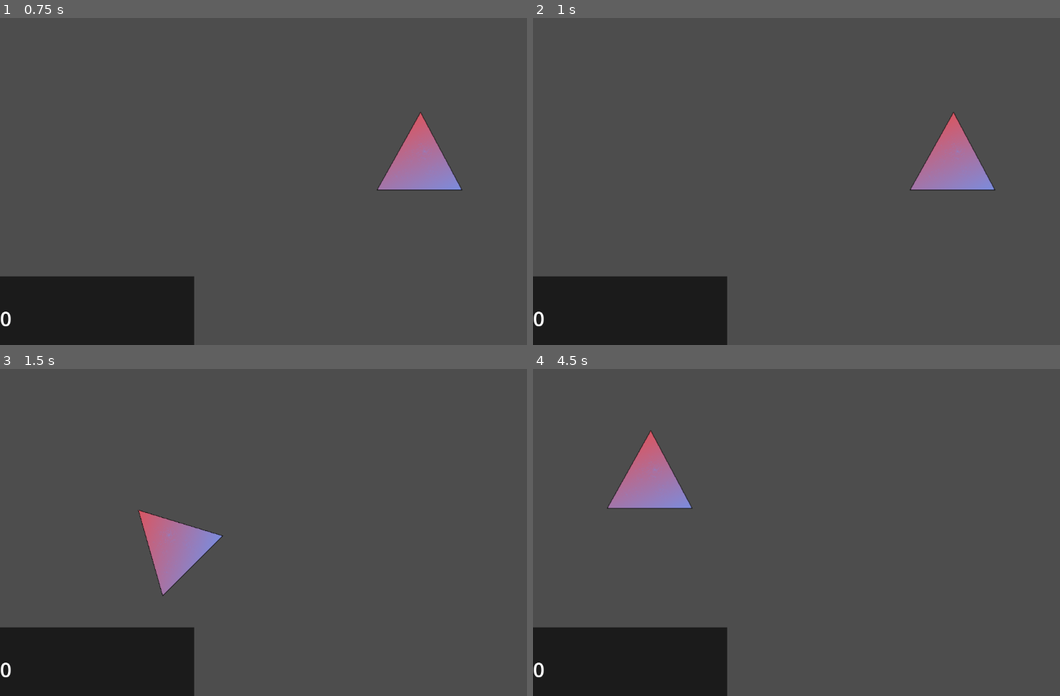
Above: before the commit, frames 1-4 (two rows, left to right).
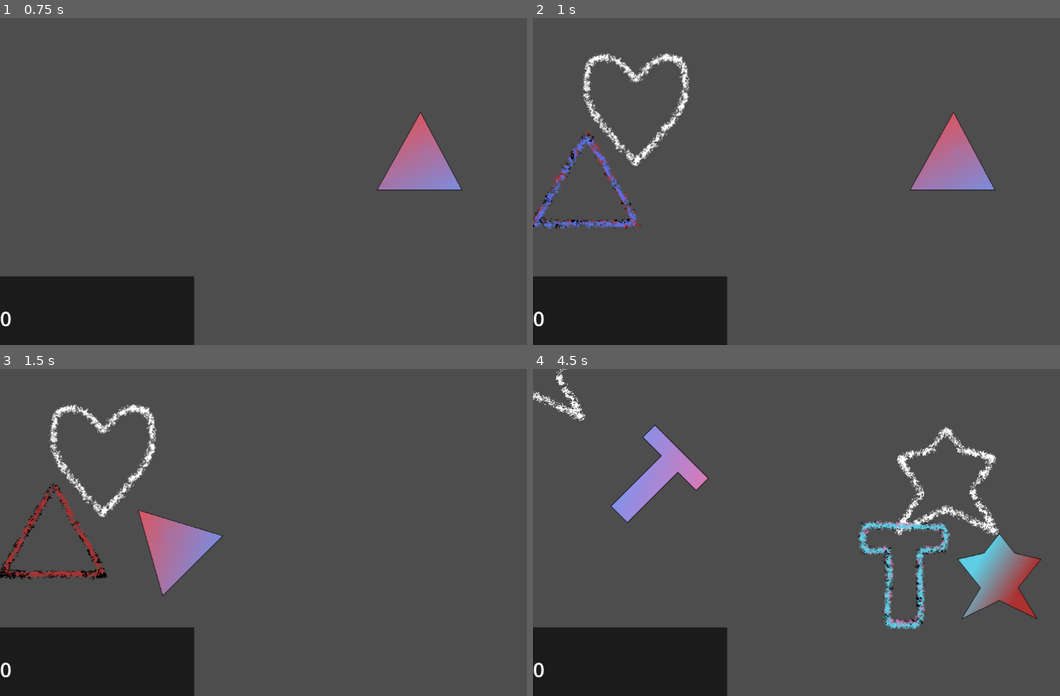
Above: after the commit, the same moments.

Repository: SucellosMusic/first-rhythm-game
Game: Godot game, scene res://Scenes/Levels/level_1.tscn
Same seed, same stepped clock (60 frames per second), same inputs: the game is played once before the commit and once after it. This scene is started directly instead of the project's main scene.
Inputs (mouse positions are in pixels of both pictures, inside the frame that each line leads up to):
- Up to frame 1 (0.75 s): tap Enter at 0.5 s; move the mouse to (421, 165) at 0.52 s; tap S (Input Shape) at 0.6 s
- Up to frame 2 (1 s): no input
- Up to frame 3 (1.5 s): move the mouse to (173, 548) at 1.27 s; click (173, 548) at 1.35 s
- Up to frame 4 (4.5 s): move the mouse to (880, 460) at 2.02 s; right-click (880, 460) at 2.1 s; move the mouse to (796, 597) at 2.77 s; tap S (Input Shape) at 2.85 s; move the mouse to (996, 581) at 3.52 s; click (996, 581) at 3.6 s; move the mouse to (648, 483) at 4.27 s; right-click (648, 483) at 4.35 s

Frame 1 is identical in both runs. In frame 2, 2.4% of the frame differs, in the area x 0-30%, y 10-65%; in frame 3, 2.3%; in frame 4, 7.7%, in the area x 0-97%, y 0-80%.
Error before the commit: Unable to iterate on object of type 'Object'. (res://Scenes/Levels/Levels.gd:66)
Error after the commit: Invalid access of index '6' on a base object of type: 'Array[int]'. (res://Scenes/Sequences/sequence_manager.gd:59)

Commit message:
Alt Sequences again
setting up alt sequence branches

Diff:
--- a/Scenes/Levels/Levels.gd
+++ b/Scenes/Levels/Levels.gd
@@ -9,7 +9,7 @@
 #shapes
 @onready var shapes = $"Assigned Shapes".get_children()
 @onready var hints = $Hints.get_children()
-@onready var altHints = $"Alt Hints"
+@onready var altHints = $"Alt Hints".get_children()
 @onready var receivers = $Receivers.get_children()
 @onready var altReceivers = $"Alt Receivers".get_children()
 
@@ -44,6 +44,7 @@
 var prevHint;
 var prevShape;
 var prevAltRec;
+var prevAltHint;
 
 func _ready() -> void:
 	Input.set_mouse_mode(Input.MOUSE_MODE_HIDDEN)
@@ -92,19 +93,28 @@
 	if prevAltRec != null:
 		prevAltRec.position = altReceiverStorage
 
-
-	receivers[sequencer.recShape].position = sequencer.recPos
-	hints[sequencer.hintShape].position = sequencer.hintPos
-	receivers[sequencer.recShape].rotation_degrees = sequencer.recOrient
-	hints[sequencer.hintShape].rotation_degrees = sequencer.hintOrient
-	prevRec = receivers[sequencer.recShape]
-	prevHint = hints[sequencer.hintShape]
-	prevShape = shapes[sequencer.recShape]
-
 	if sequencer.currSequenceValues == sequencer.get_current_sequence_size() - 1:
-		prevAltRec = altReceivers[sequencer.recShape]
+		receivers[sequencer.recShape].position = sequencer.recPos
+		receivers[sequencer.recShape].rotation_degrees = sequencer.recOrient
 		altReceivers[sequencer.recShape].position = abs(sequencer.recPos- sequencer.hintPos)
 		altReceivers[sequencer.recShape].rotation_degrees = sequencer.recOrient - 45
+		hints[sequencer.hintOptionAShape].position = sequencer.hintOptionAPos
+		hints[sequencer.hintOptionAShape].rotation_degrees = sequencer.hintOptionAOrient
+		altHints[sequencer.hintOptionBShape].position = sequencer.hintOptionBPos
+		altHints[sequencer.hintOptionBShape].rotation_degrees = sequencer.hintOptionBOrient
+		prevRec = receivers[sequencer.recShape]
+		prevAltRec = altReceivers[sequencer.recShape]
+		prevHint = hints[sequencer.hintOptionAShape]
+		prevAltHint = hints[sequencer.hintOptionBShape]
+
+	else:
+		receivers[sequencer.recShape].position = sequencer.recPos
+		hints[sequencer.hintShape].position = sequencer.hintPos
+		receivers[sequencer.recShape].rotation_degrees = sequencer.recOrient
+		hints[sequencer.hintShape].rotation_degrees = sequencer.hintOrient
+		prevRec = receivers[sequencer.recShape]
+		prevHint = hints[sequencer.hintShape]
+		prevShape = shapes[sequencer.recShape]
 
 func _process(delta: float) -> void:
 	shapes[sequencer.recShape].position = get_global_mouse_position()
--- a/Scenes/Levels/level_1.tscn
+++ b/Scenes/Levels/level_1.tscn
@@ -43,35 +43,35 @@
 
 [node name="SequenceA" parent="Sequencer" instance=ExtResource("7_i1218")]
 receiverPattern = Array[int]([0, 1, 2, 3, 4, 5, 6])
-hintPattern = Array[int]([1, 2, 3, 4, 5, 6, 1])
+hintPattern = Array[int]([1, 2, 3, 4, 5, 6])
 receiverOrientation = Array[int]([0, 0, 0, 0, 0, 0, 0])
 hintOrientation = Array[int]([0, 0, 0, 0, 0, 0, 0])
 nextBeat = Array[float]([1.0, 1.0, 1.0, 1.0, 1.0, 1.0, 1.0])
 
 [node name="SequenceB" parent="Sequencer" instance=ExtResource("9_tq3wd")]
 receiverPattern = Array[int]([1, 3, 5, 2, 4, 6, 0])
-hintPattern = Array[int]([3, 5, 2, 4, 6, 0, 5])
+hintPattern = Array[int]([3, 5, 2, 4, 6, 0])
 receiverOrientation = Array[int]([0, 0, 0, 0, 0, 0, 0])
 hintOrientation = Array[int]([0, 0, 0, 0, 0, 0, 0])
 nextBeat = Array[float]([1.0, 1.0, 1.0, 1.0, 1.0, 1.0, 1.0])
 
 [node name="SequenceC" parent="Sequencer" instance=ExtResource("10_1c17x")]
 receiverPattern = Array[int]([5, 6, 4, 3, 2, 1, 0])
-hintPattern = Array[int]([5, 4, 3, 2, 1, 0, 3])
+hintPattern = Array[int]([5, 4, 3, 2, 1, 0])
 receiverOrientation = Array[int]([0, 0, 0, 0, 0, 0, 0])
 hintOrientation = Array[int]([0, 0, 0, 0, 0, 0, 0])
 nextBeat = Array[float]([1.0, 1.0, 1.0, 1.0, 1.0, 1.0, 1.0])
 
 [node name="SequenceD" parent="Sequencer" instance=ExtResource("11_lhrob")]
 receiverPattern = Array[int]([3, 4, 2, 5, 1, 0, 5])
-hintPattern = Array[int]([4, 2, 5, 1, 0, 5, 6])
+hintPattern = Array[int]([4, 2, 5, 1, 0, 5])
 receiverOrientation = Array[int]([0, 0, 0, 0, 0, 0, 0])
 hintOrientation = Array[int]([0, 0, 0, 0, 0, 0, 0])
 nextBeat = Array[float]([1.0, 1.0, 1.0, 1.0, 1.0, 1.0, 1.0])
 
 [node name="SequenceE" parent="Sequencer" instance=ExtResource("12_61go8")]
 receiverPattern = Array[int]([6, 1, 5, 2, 4, 0, 3])
-hintPattern = Array[int]([1, 5, 2, 4, 6, 3, 0])
+hintPattern = Array[int]([1, 5, 2, 4, 6, 3])
 receiverOrientation = Array[int]([0, 0, 0, 0, 0, 0, 0])
 hintOrientation = Array[int]([0, 0, 0, 0, 0, 0, 0])
 nextBeat = Array[float]([1.0, 1.0, 1.0, 1.0, 1.0, 1.0, 1.0])
--- a/Scenes/Sequences/sequence_manager.gd
+++ b/Scenes/Sequences/sequence_manager.gd
@@ -17,7 +17,12 @@
 var nextBeat : float;
 var recPos : Vector2;
 var hintPos : Vector2;
-
+var hintOptionAShape : int;
+var hintOptionAOrient : int;
+var hintOptionAPos : Vector2;
+var hintOptionBShape : int;
+var hintOptionBOrient : int;
+var hintOptionBPos : Vector2;
 
 
 func _ready() -> void:
@@ -39,14 +44,20 @@
 	assign_values()
 
 func get_current_sequence_size() -> int:
-	return sequences[currSequence].receiverPattern.size()
+	return sequences[currSequence].hintPattern.size()
 
 func assign_values() -> void:
 	recShape = sequences[currSequence].receiverPattern[currSequenceValues]
-	hintShape = sequences[currSequence].hintPattern[currSequenceValues]
 	recOrient = sequences[currSequence].receiverOrientation[currSequenceValues]
-	hintOrient = sequences[currSequence].hintOrientation[currSequenceValues]
 	nextBeat = sequences[currSequence].nextBeat[currSequenceValues]
+	if currSequenceValues == sequences[currSequence].hintPattern.size() - 1:
+		hintOptionAShape = sequences[get_option_A_hint()].receiverPattern[0]
+		hintOptionAOrient = sequences[get_option_A_hint()].receiverOrientation[0]
+		hintOptionBShape = sequences[get_option_B_hint()].receiverPattern[0]
+		hintOptionBOrient = sequences[get_option_B_hint()].receiverOrientation[0]
+	else:
+		hintShape = sequences[currSequence].hintPattern[currSequenceValues]
+		hintOrient = sequences[currSequence].hintOrientation[currSequenceValues]
 
 func set_initial_positions() -> void:
 	for s in sequences:
@@ -58,6 +69,12 @@
 	sequences[currSequence].hintPosSetter.progress += sequences[currSequence].incrementValue
 	recPos = sequences[currSequence].recPosSetter.position
 	hintPos = sequences[currSequence].hintPosSetter.position
+
+func get_option_A_hint_position() -> void:
+	hintOptionAPos = sequences[get_option_A_hint()].posStart
+
+func get_option_B_hint_position() -> void:
+	hintOptionBPos = sequences[get_option_B_hint()].posStart
 
 func set_next_sequence(next : Area2D) -> void:
 	if next.has_overlapping_areas():
@@ -73,11 +90,14 @@
 		else:
 			currSequence += 1
 
-func set_option_A_sequence() -> int:
+func get_option_A_hint() -> int:
 	if currSequence == self.get_child_count() - 1:
 		return 0
 	else:
 		return currSequence + 1
 
-func set_option_B_sequence() -> int:
-	return 0
+func get_option_B_hint() -> int:
+	if currSequence == self.get_child_count() - 2:
+		return 0
+	else:
+		return currSequence + 2
